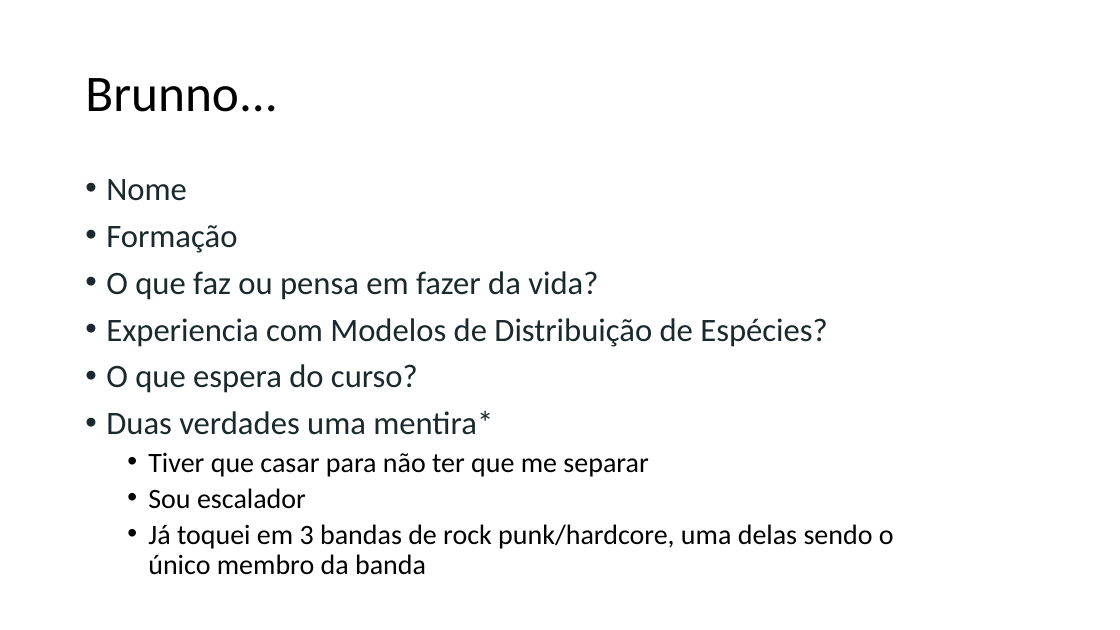
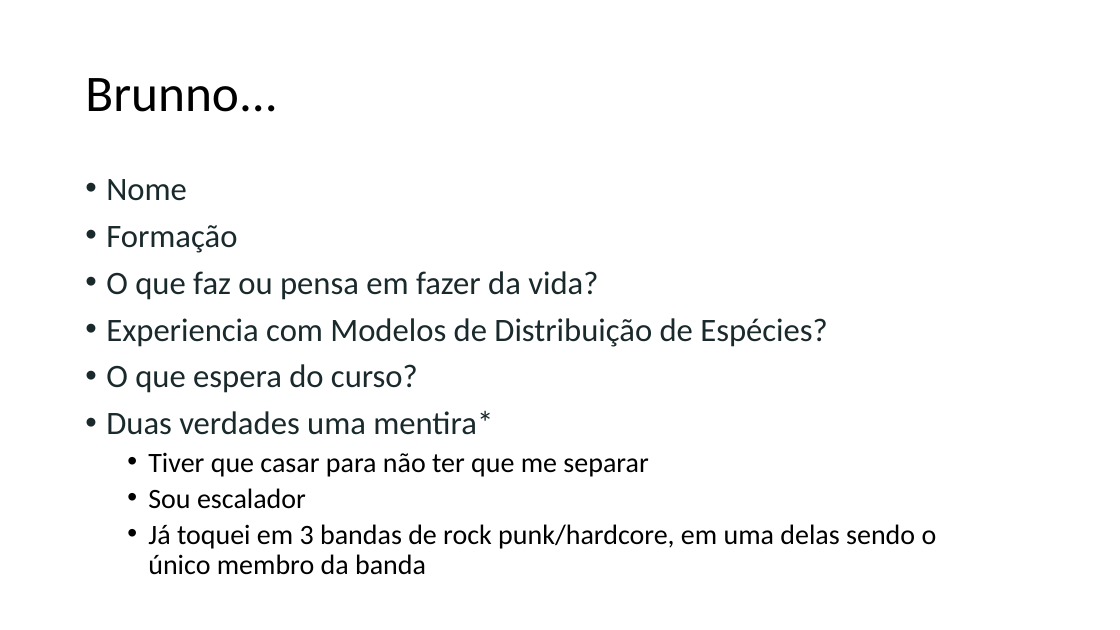
Before and after one commit to liviacnatal/curso_dados_sdms, a slide deck: slide 10 of sessoes/introducao.pptx. Drawn at 1120x630 pixels with LibreOffice and Linux fonts; fonts in the diff are those of the drawing. Boxes give left, top, right and bottom in pixels: in the first picture for what was removed or moved away, otherwise in the second. Text is boxed around its words. In the diff, an @@ line names an element or a change of style, - is before the commit and + after.

```diff
--- a/sessoes/introducao.pptx
+++ b/sessoes/introducao.pptx
@@ text at (148,524,937,575): text changed @@
-  • Já toquei em 3 bandas de rock punk/hardcore, uma delas sendo o único membro da banda
+  • Já toquei em 3 bandas de rock punk/hardcore, em uma delas sendo o único membro da banda
```
Also in this commit, not shown: 2 other files.
